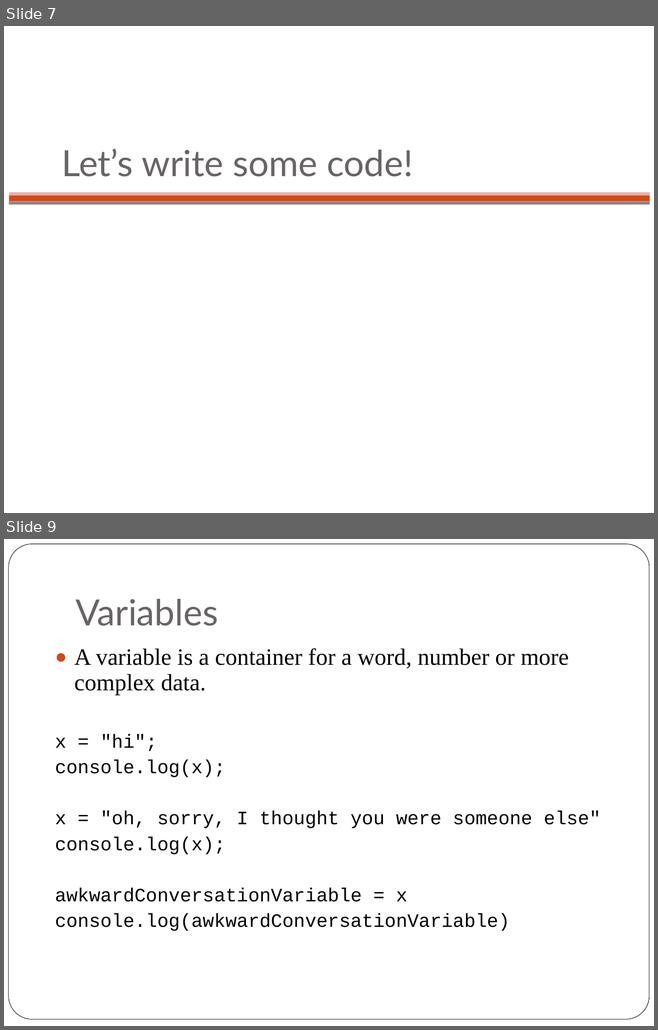
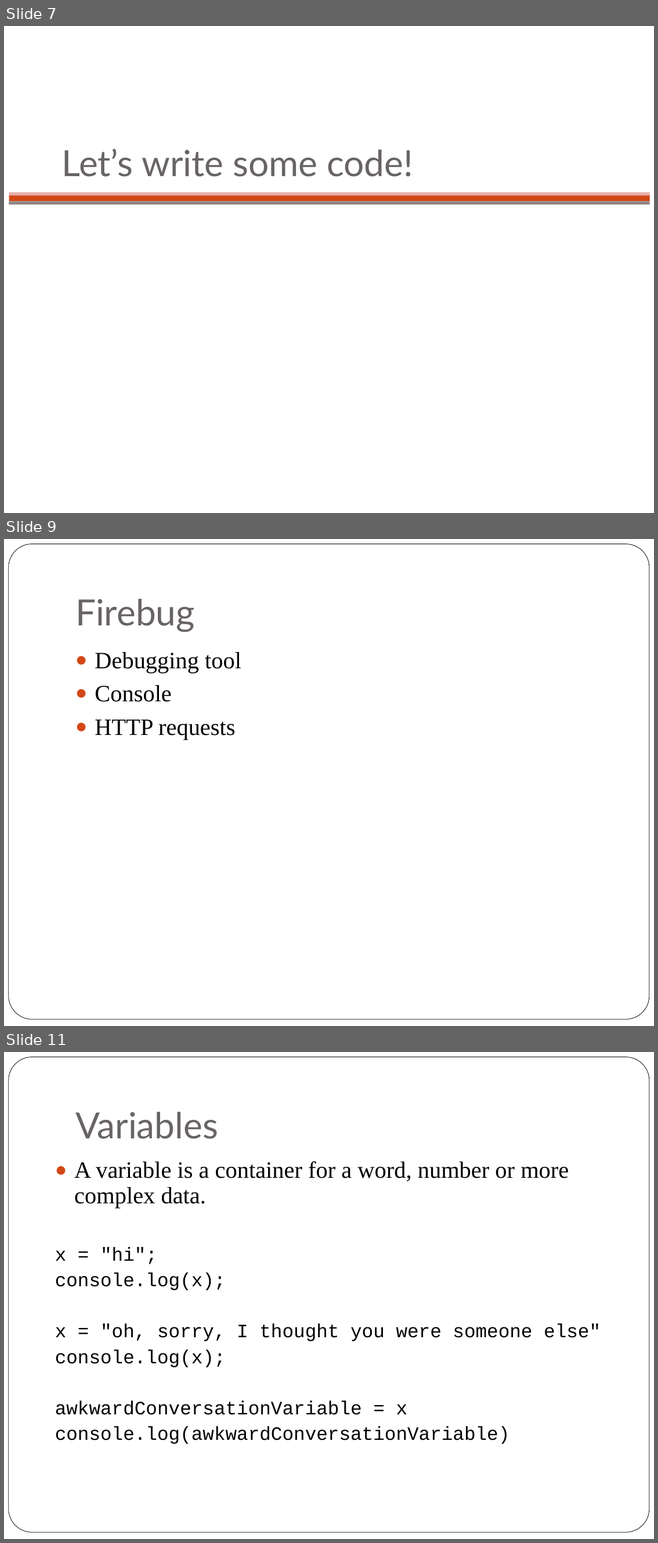
Before and after one commit to liahhansen/Learn-to-Program-Javascript, a slide deck: materials/SLIDES/class_one.ppt. Shown one above the other, each under a label of ours: slides 7 and 9 before the commit, slides 7, 9 and 11 after it; the slides between them are not shown. The pictures are 658x1030 and 658x1543 pixels, drawn with LibreOffice and Linux fonts; fonts in the diff are those of the drawing; background and template pictures are left out. Boxes give left, top, right and bottom in pixels: in the first picture for what was removed or moved away, otherwise in the second. Text is boxed around its words. In the diff, an @@ line names an element or a change of style, - is before the commit and + after.

```diff
--- a/materials/SLIDES/class_one.ppt
+++ b/materials/SLIDES/class_one.ppt
@@ slide 9 added at [4,539,654,1026], background #FFFFFF; not listed: 1 template element that a slide beside it also shows @@
@@ title added at [75,599,195,632], 40 pt, text #696464 @@
+Firebug
@@ text added at [94,652,241,740], 26 pt, text #000000 @@
+● Debugging tool
+● Console
+● HTTP requests
@@ what was slide 9 is now slide 11 @@
```
Also in this commit, not shown: 4 slides changed, 3 other slides added, 1 slide removed, 6 other files.
